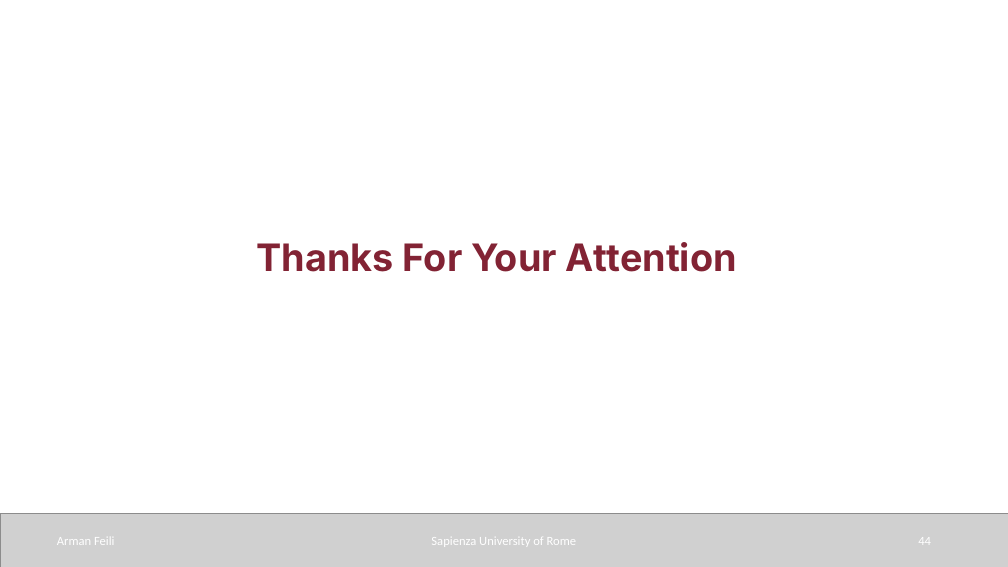
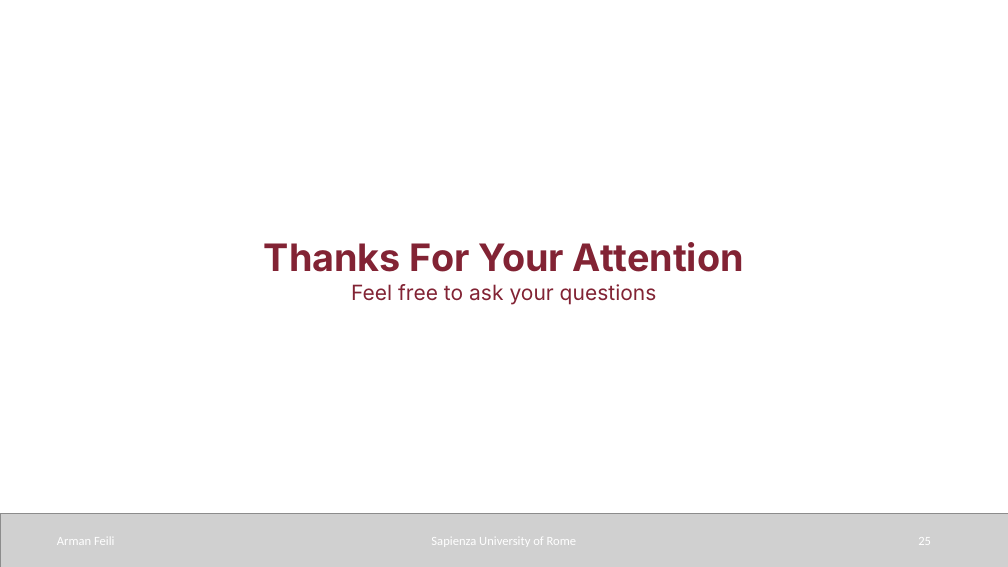
Before and after one commit to armanfeili/sapienza-msc-thesis-cineca-agentic-platform, a slide deck: slide 25 of thesis/sapthesis/Presentation/Presentation.pptx (slide 44 before the commit). Drawn at 1008x567 pixels with LibreOffice and Linux fonts; fonts in the diff are those of the drawing; grey boxes stand for pictures. Boxes give left, top, right and bottom in pixels: in the first picture for what was removed or moved away, otherwise in the second. Text is boxed around its words. In the diff, an @@ line names an element or a change of style, - is before the commit and + after.

```diff
--- a/thesis/sapthesis/Presentation/Presentation.pptx
+++ b/thesis/sapthesis/Presentation/Presentation.pptx
@@ text at [264, 242, 744, 272]: alignment left to centre @@
@@ text at [351, 284, 657, 305]: paragraph added @@
+Feel free to ask your questions
@@ page number at [918, 537, 931, 545]: text changed @@
-44
+25
```
Also in this commit, not shown: 12 other slides changed, 11 slides added, 30 slides removed, 16 other files.
